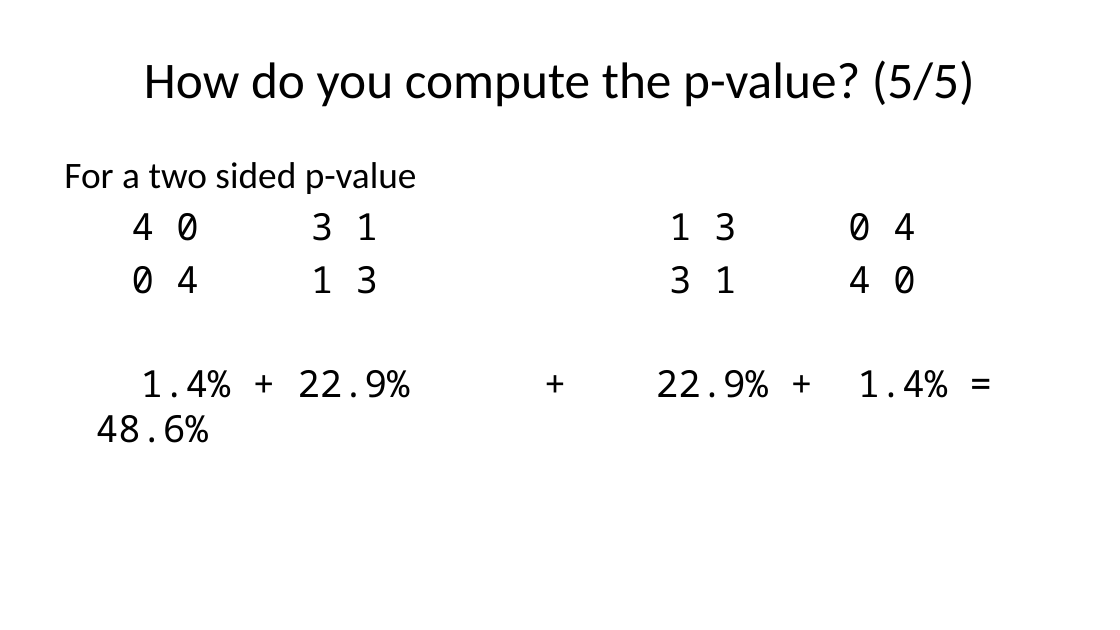
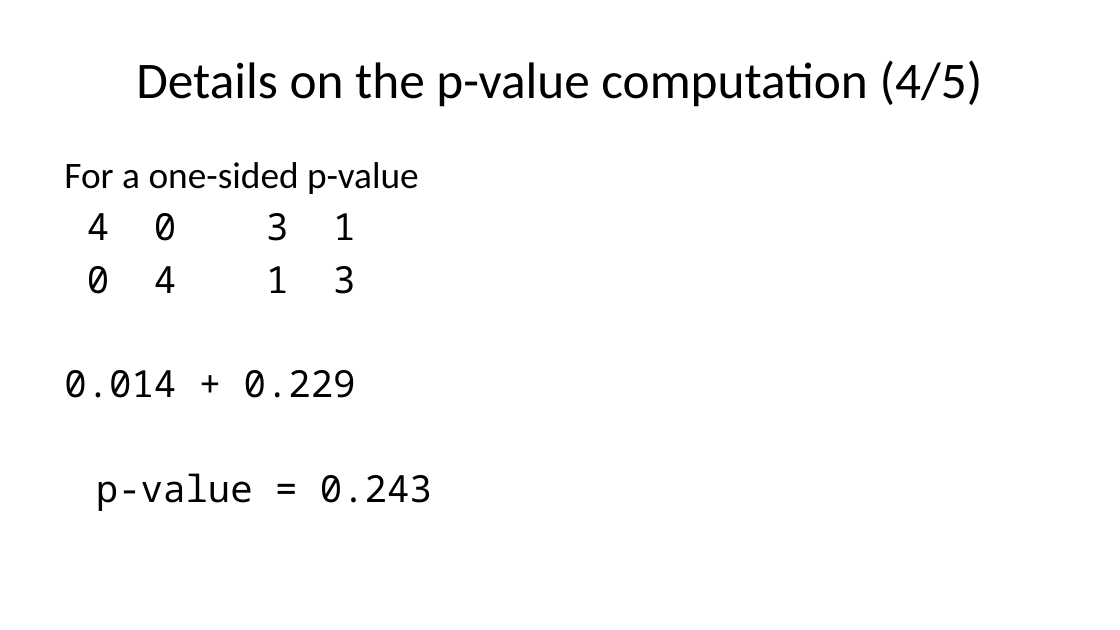
Before and after one commit to pmean/talks, a slide deck: slide 27 of exact-tests/results/exact-and-randomization-tests.pptx. Drawn at 1120x630 pixels with LibreOffice and Linux fonts; fonts in the diff are those of the drawing. Boxes give left, top, right and bottom in pixels: in the first picture for what was removed or moved away, otherwise in the second. Text is boxed around its words. In the diff, an @@ line names an element or a change of style, - is before the commit and + after.

```diff
--- a/exact-tests/results/exact-and-randomization-tests.pptx
+++ b/exact-tests/results/exact-and-randomization-tests.pptx
@@ title at [136,60,983,107]: text changed @@
-How do you compute the p-value? (5/5)
+Details on the p-value computation (4/5)
@@ text at [64,162,432,511]: text changed @@
-For a two sided p-value
-4 0 3 1 1 3 0 4
-0 4 1 3 3 1 4 0
-1.4% + 22.9% + 22.9% + 1.4% = 48.6%
+For a one-sided p-value
+4 0 3 1
+0 4 1 3
+0.014 + 0.229
+p-value = 0.243
```
Also in this commit, not shown: 8 other slides changed, 17 slides added, 1 other file.
